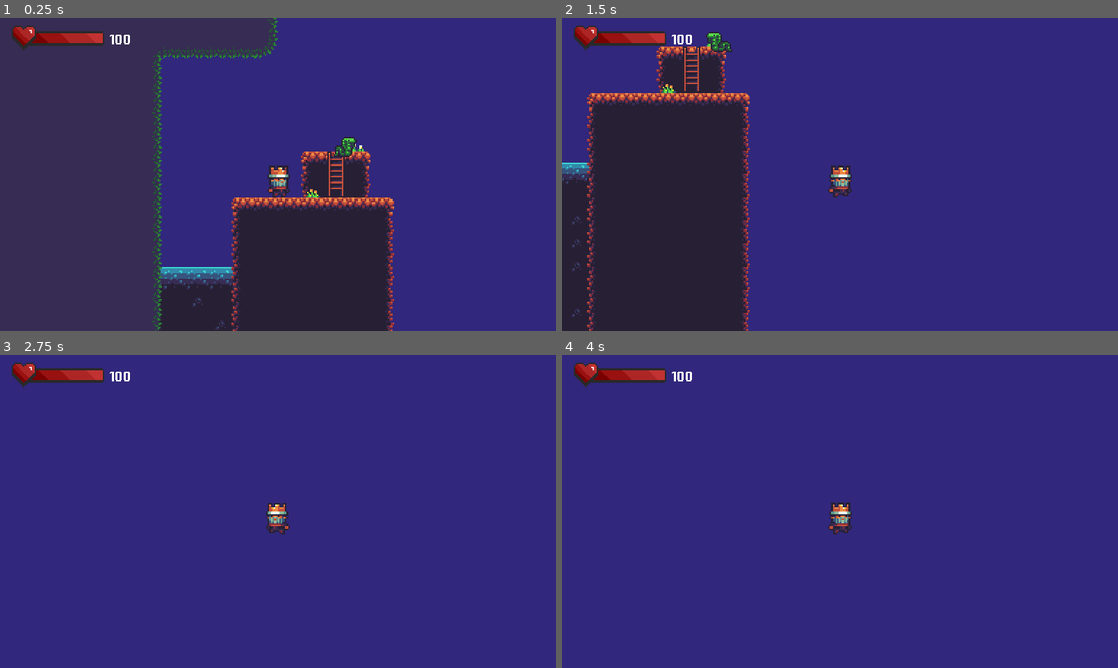
Above: before the commit, frames 1-4 (two rows, left to right).
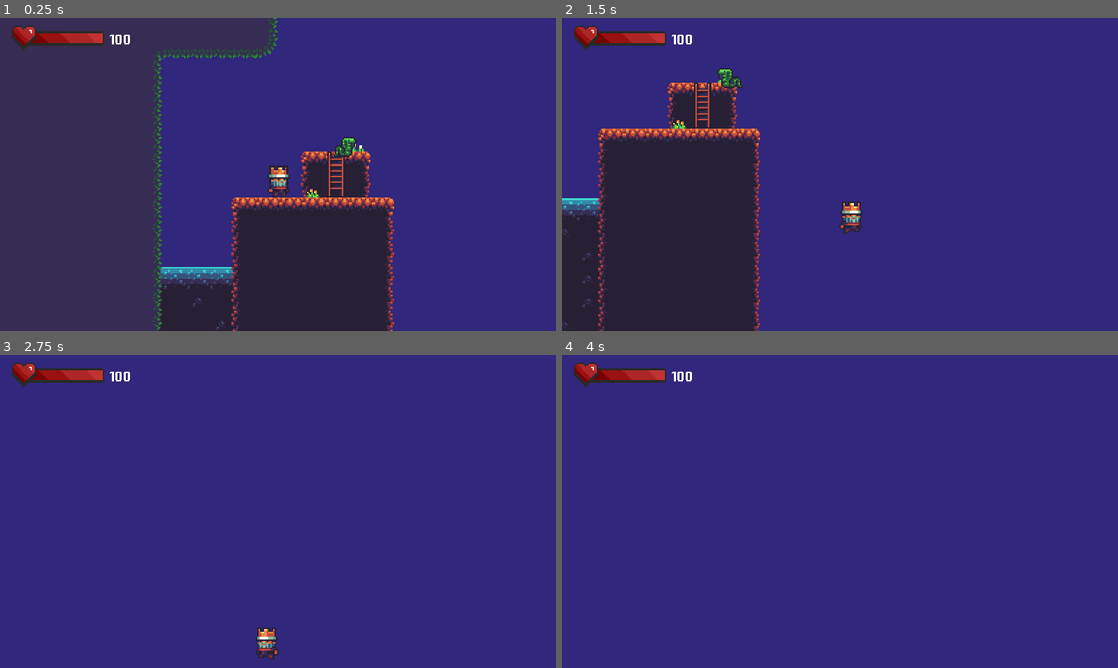
Above: after the commit, the same moments.

Repository: squach90/ForestPlatformerGodot
Game: Godot game, scene res://main.tscn
Two runs of this game, one before a commit and one after it. Both use one fixed random seed, a clock stepped at 60 frames per second and the inputs below.
Inputs:
- Up to frame 1 (0.25 s): no input
- Up to frame 2 (1.5 s): tap Enter (ui_accept) at 0.5, 0.77 s; hold Right (ui_right) from 0.53 s (still down)
- Up to frame 3 (2.75 s): tap Enter (ui_accept) at 1.52 s; release Right (ui_right) at 2.03 s; hold Left (ui_left) from 2.03 s (still down)
- Up to frame 4 (4 s): release Left (ui_left) at 2.78 s; hold Right (ui_right) from 2.78 s (still down); tap Enter (ui_accept) at 3.02, 3.5, 3.77 s

The runs differ from the first frame. In frame 1, 0.1% of the frame differs, in the area x 27-71%, y 1-98%; in frame 2, 9.9%, in the area x 0-54%, y 4-100%; in frame 3, 0.7%; in frame 4, 0.3%.

Commit message:
Fix position smoothings issue in 100Hz and a lot of other

Diff:
--- a/Snake.gd
+++ b/Snake.gd
@@ -15,7 +15,7 @@
 	start_position = position
 
 # Fonction appelée à chaque frame
-func _physics_process(delta):
+func _process(delta):
 	$AnimatedSprite2D.play("default")
 	# Déplacement de l'ennemi
 	velocity = Vector2(speed * direction, 0)
--- a/main.tscn
+++ b/main.tscn
@@ -683,6 +683,9 @@
 
 [node name="Camera2D" type="Camera2D" parent="Player"]
 zoom = Vector2(3, 3)
+position_smoothing_enabled = true
+position_smoothing_speed = 15.0
+rotation_smoothing_enabled = true
 
 [node name="Snake" parent="." node_paths=PackedStringArray("player") instance=ExtResource("4_j65jd")]
 position = Vector2(34, -28)
--- a/player.gd
+++ b/player.gd
@@ -7,7 +7,7 @@
 
 #TODO: Add music
 
-func _physics_process(delta):
+func _process(delta):
 	if not is_on_floor():
 		$AnimatedSprite2D.play("jump")
 		velocity.y += gravity * delta
--- a/snake.tscn
+++ b/snake.tscn
@@ -43,7 +43,7 @@
 size = Vector2(18, 14.5)
 
 [sub_resource type="RectangleShape2D" id="RectangleShape2D_syvfd"]
-size = Vector2(15, 7.5)
+size = Vector2(16, 7.5)
 
 [node name="Snake" type="CharacterBody2D"]
 script = ExtResource("1_ux08p")
--- a/ui.tscn
+++ b/ui.tscn
@@ -205,7 +205,7 @@
 position = Vector2(224, 416)
 scale = Vector2(4, 4)
 sprite_frames = SubResource("SpriteFrames_18a13")
-frame_progress = 0.372593
+frame_progress = 0.176694
 
 [node name="Title" type="Label" parent="Gameover"]
 layout_mode = 1
